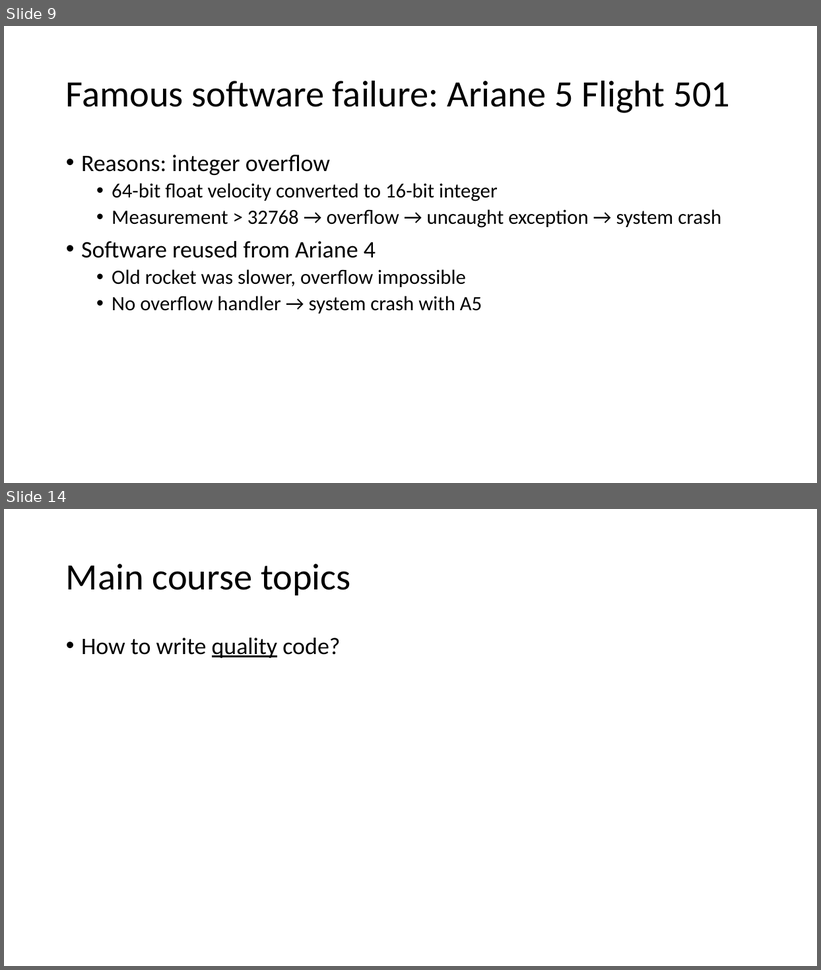
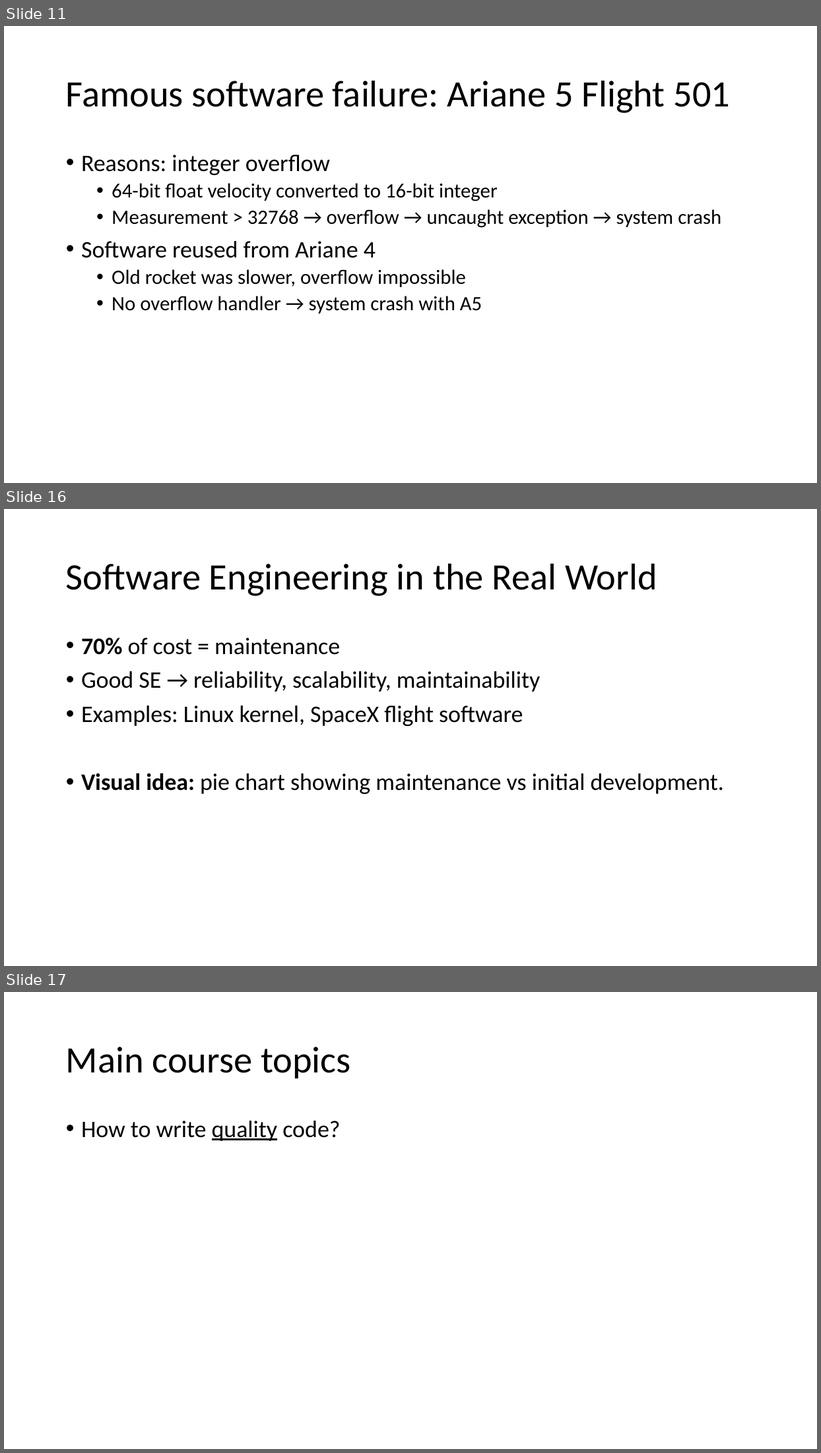
Before and after one commit to tongzhou80/cs6100, a slide deck: slides/Lecture1.pptx. Shown one above the other, each under a label of ours: slides 9 and 14 before the commit, slides 11, 16 and 17 after it; the slides between them are not shown. The pictures are 821x970 and 821x1453 pixels, drawn with LibreOffice and Linux fonts; fonts in the diff are those of the drawing. Boxes give left, top, right and bottom in pixels: in the first picture for what was removed or moved away, otherwise in the second. Text is boxed around its words. In the diff, an @@ line names an element or a change of style, - is before the commit and + after.

Commit message:
added initial version of lecture 1

```diff
--- a/slides/Lecture1.pptx
+++ b/slides/Lecture1.pptx
@@ slide 16 added at [4,509,817,966], background #FFFFFF @@
@@ title added at [66,563,657,596], 44 pt, text #000000 @@
+Software Engineering in the Real World
@@ text added at [81,638,724,794], 28 pt, text #000000 @@
+• 70% of cost = maintenance
+• Good SE → reliability, scalability, maintainability
+• Examples: Linux kernel, SpaceX flight software
+• Visual idea: pie chart showing maintenance vs initial development.
@@ what was slide 9 is now slide 11 @@
@@ what was slide 14 is now slide 17 @@
```
Also in this commit, not shown: 11 slides changed, 7 other slides added, 1 slide removed, 3 other files.
